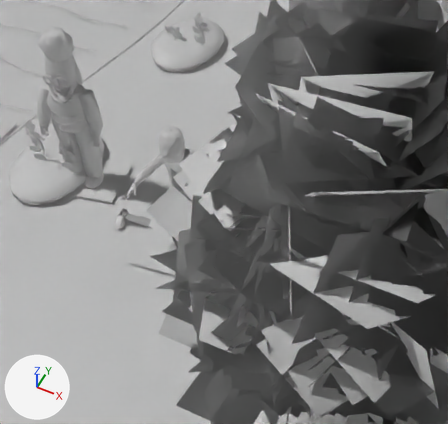
One commit to the glTF model src/assets/explore/room10/room.glb: the scene before it, then after it.
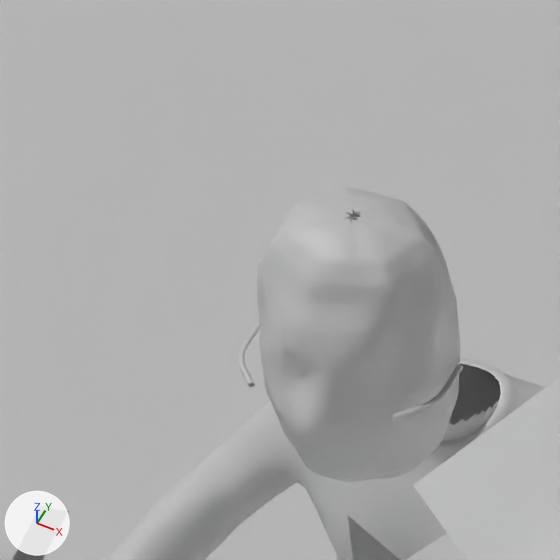
Old and new are each drawn from a 50 mm lens placed at (6.608, -2.571, 5.469), pointed at (4.895, 0.856, 1.185) and again close up on the part from 28% to 44% of the width and 24% to 41% of the height. The axes (+X, +Y, +Z) are drawn at lower left. The lights are the same throughout. The last two pictures show the newer version. Materials are left out; every surface is plain grey. Where no turn or scale is listed for an object, it has been applied to the vertices.

Script lines for the objects in view, before the commit:
```python
me_mesh_569 = bpy.data.meshes.new('Mesh_569')
me_mesh_569.from_pydata(...)  # 14915 vertices, 29404 faces; spans x -0.55..0.553, y -0.14..0.369, z -0.027..1.271
me_mesh_569.materials.append(mat_sam___anatomical_body_body)
me_mesh_571 = bpy.data.meshes.new('Mesh_571')
me_mesh_571.from_pydata(...)  # 1584 vertices, 3072 faces; spans x -0.57..0.57, y -0.6..0.6, z -1.0..1.0
me_mesh_571.materials.append(mat_material_42)
ob_oleg_s_reference_based_painted_likeness_on_a_sculpted_head = bpy.data.objects.new("Oleg's reference-based painted likeness on a sculpted head", None)
ob_oleg_s_reference_based_painted_likeness_on_a_sculpted_head.parent = ob_oleg_s_clothed_three_dimensional_figure__standing_pose
ob_oleg_s_reference_based_painted_likeness_on_a_sculpted_head.location = (0.0, 0.0, 0.701)
ob_oleg_s_reference_based_painted_likeness_on_a_sculpted_head.scale = (0.72, 0.68, 0.585)
ob_one_painted_sculpted_head_with_continuous_cheeks_hair_and_beard = bpy.data.objects.new('one painted sculpted head with continuous cheeks hair and beard', me_mesh_571)
ob_one_painted_sculpted_head_with_continuous_cheeks_hair_and_beard.parent = ob_oleg_s_reference_based_painted_likeness_on_a_sculpted_head
ob_one_painted_sculpted_head_with_continuous_cheeks_hair_and_beard.location = (-0.00111, 0.000611, 1.628)
ob_one_painted_sculpted_head_with_continuous_cheeks_hair_and_beard.scale = (0.313, 0.313, 0.313)
ob_sam___anatomical_body = bpy.data.objects.new('Sam_|_anatomical_body', me_mesh_569)
ob_sam___anatomical_body.location = (4.25, 1.05, 0.0)
# also in view: 'walkable painted ground' at (0.0, 0.0, 0.0); 'male_casualsuit02_1' at (4.236, 1.256, 0.978); 'soft contact shadow anchoring the sculpted figure.006' at (2.65, 1.55, 0.034); 'CommonTree_1_2.001' at (6.329, -0.224, 2.73)
```
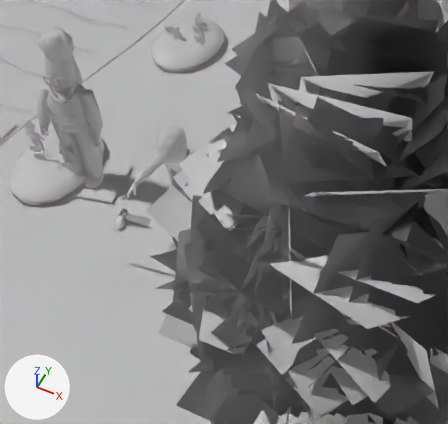
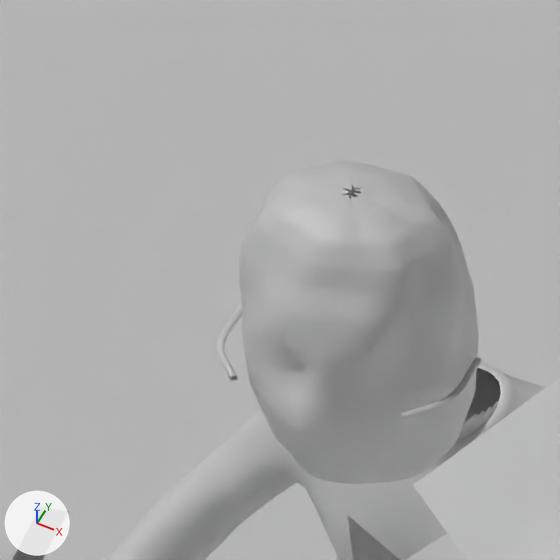
ob_oleg_s_reference_based_painted_likeness_on_a_sculpted_head is not drawn itself; it is the parent of ob_one_painted_sculpted_head_with_continuous_cheeks_hair_and_beard, ob_painted_glasses_temple_fitted_to_oleg_s_continuous_head, ob_painted_glasses_temple_fitted_to_oleg_s_continuous_head_001.

Boxes [x1, y1, x2, y2] around the edits, measured in the close-ups (560 x 560 px):
'one painted sculpted head with continuous cheeks hair and beard', moved, rescaled (18% wider, 10% taller)
    before: [257, 187, 460, 482]
    after: [239, 160, 478, 484]
"painted glasses temple fitted to Oleg's continuous head.001", moved, rescaled (15% wider, 10% taller)
    before: [391, 364, 463, 421]
    after: [399, 357, 482, 420]
"painted glasses temple fitted to Oleg's continuous head", moved, rescaled (13% wider, 14% taller)
    before: [238, 319, 260, 387]
    after: [217, 303, 242, 381]

The edits, one by one:
Object "Oleg's reference-based painted likeness on a sculpted head" (ob_oleg_s_reference_based_painted_likeness_on_a_sculpted_head) moves from (0.0, 0.0, 0.701) to (0.0, 0.0, 0.628).
Object "Oleg's reference-based painted likeness on a sculpted head" (ob_oleg_s_reference_based_painted_likeness_on_a_sculpted_head) is rescaled from (0.72, 0.68, 0.585) to (0.85, 0.76, 0.64).
Object 'one painted sculpted head with continuous cheeks hair and beard' (ob_one_painted_sculpted_head_with_continuous_cheeks_hair_and_beard) moves from (-0.00111, 0.000611, 1.628) to (-0.00111, 0.00103, 1.628).
